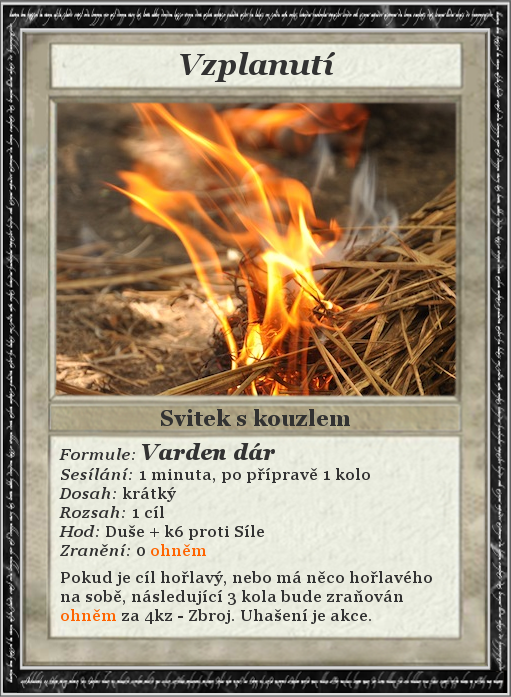
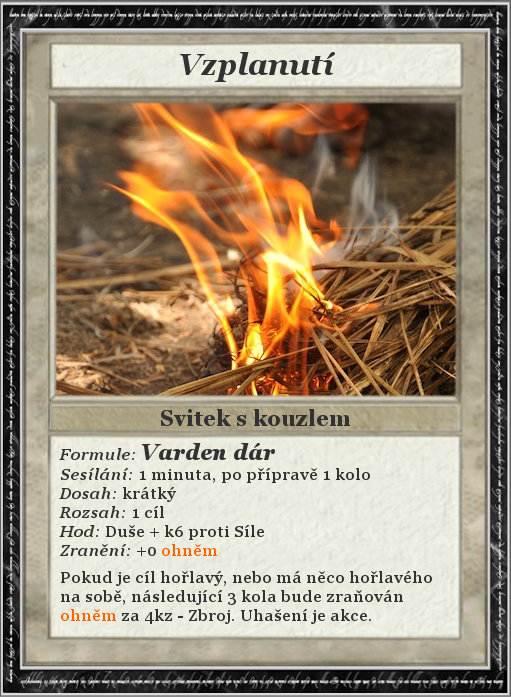
Layers edited between the first and the second 511×697 image:
painted on "Formule: Varden dár ..." over [137,544,217,556]
